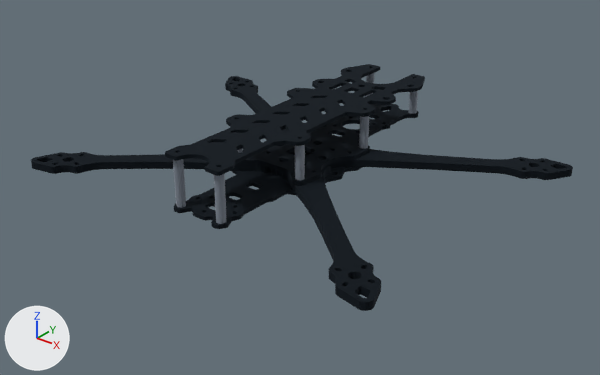
A saved change to the glTF model Tigerbee/exports/assembly/tigerbee-assembly.glb.
Rendered twice from a 50 mm camera at (0.317, -0.397, 0.229) aimed at (0.008, -0.011, -0.01). The lights are fixed; the arrows at lower left show +X, +Y and +Z. The older version comes first. Where no turn or scale is listed for an object, it has been applied to the vertices.

The first picture shows 'camera-plate', 'front-left-arm', 'front-right-arm', 'rear-left-arm', 'rear-plate', 'rear-right-arm', 'standoff-04', 'standoff-06', 'standoff-07', 'top-plate' and 3 more.
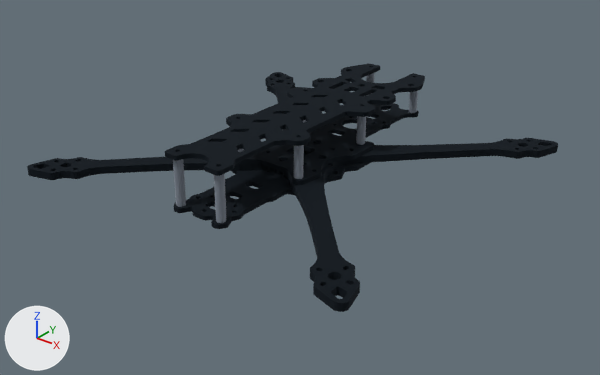
Location of each change, (x1, y1, x2, y2) in pixels of the pictures (600 x 375 px):
'rear-right-arm', moved, turned
    before: (275, 165, 381, 311)
    after: (278, 165, 360, 312)
'front-right-arm', moved, turned
    before: (329, 149, 573, 180)
    after: (327, 138, 558, 169)
'camera-plate', moved
    before: (236, 104, 419, 186)
    after: (236, 103, 419, 185)
'rear-left-arm', moved, turned
    before: (31, 152, 275, 175)
    after: (27, 157, 278, 180)
'front-left-arm', moved, turned
    before: (225, 76, 310, 155)
    after: (265, 72, 311, 155)
'standoff-06', moved
    before: (295, 145, 305, 180)
    after: (294, 145, 304, 179)
'standoff-04', moved
    before: (359, 116, 369, 149)
    after: (356, 116, 366, 145)

The change, as a list of edits to the scene's bpy script:
```text
Change ob_camera_plate:
    ob_camera_plate.location: (0.0, 0.0, 0.0075) -> (0.0, 0.0, 0.008)
Change ob_front_right_arm:
    ob_front_right_arm.location: (0.128, -0.0025, 0.082) -> (0.108, -0.003, 0.108)
    ob_front_right_arm.rotation_euler: (0.0, 1.03, 0.0) -> (0.0, 0.785, 0.0)  # degrees (0, 59, 0) -> degrees (0, 45, 0)
Change ob_front_left_arm:
    ob_front_left_arm.location: (-0.128, -0.0025, 0.082) -> (-0.108, -0.003, 0.108)
    ob_front_left_arm.rotation_euler: (0.0, -1.03, 0.0) -> (0.0, -0.785, 0.0)  # degrees (0, -59, 0) -> degrees (0, -45, 0)
Change ob_rear_right_arm:
    ob_rear_right_arm.location: (0.115, -0.0025, -0.1) -> (0.108, -0.003, -0.108)
    ob_rear_right_arm.rotation_euler: (0.0, 2.269, 0.0) -> (0.0, 2.356, 0.0)  # degrees (0, 130, 0) -> degrees (0, 135, 0)
Change ob_rear_left_arm:
    ob_rear_left_arm.location: (-0.115, -0.0025, -0.1) -> (-0.108, -0.003, -0.108)
    ob_rear_left_arm.rotation_euler: (0.0, -2.269, 0.0) -> (0.0, -2.356, 0.0)  # degrees (0, -130, 0) -> degrees (0, -135, 0)
Change ob_standoff_04:
    ob_standoff_04.location: (0.0284, 0.032, 0.0105) -> (0.0237, 0.0353, 0.011)
Change ob_standoff_06:
    ob_standoff_06.location: (0.0257, -0.0333, 0.0105) -> (0.0248, -0.0331, 0.011)
```
